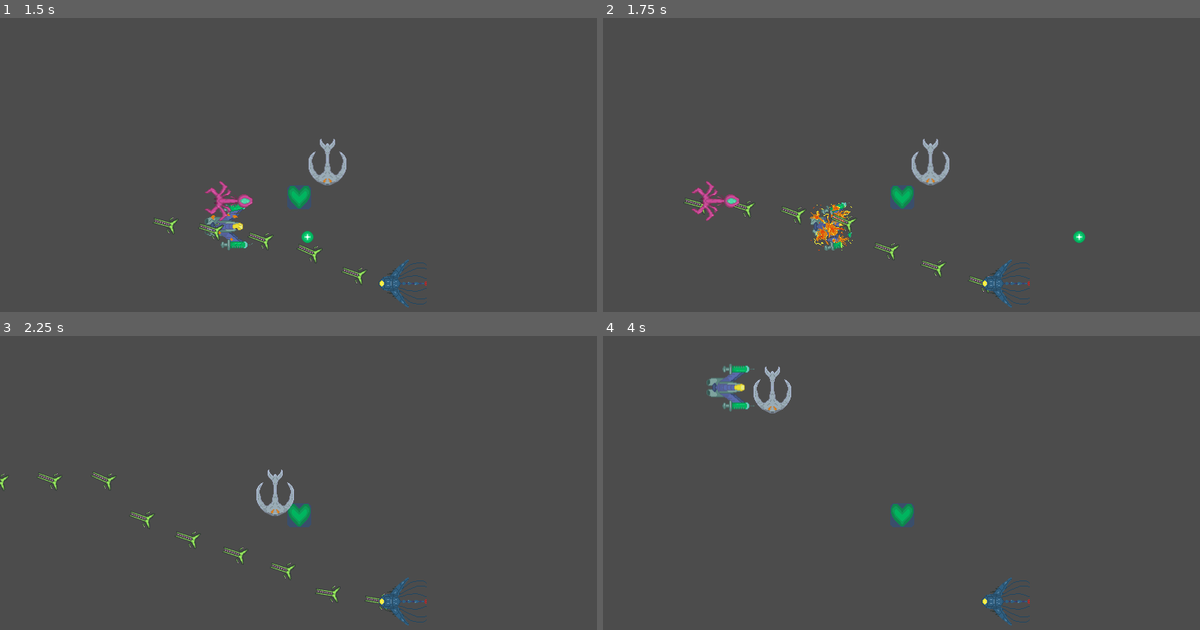
Above: before the commit, frames 1-4 (two rows, left to right).
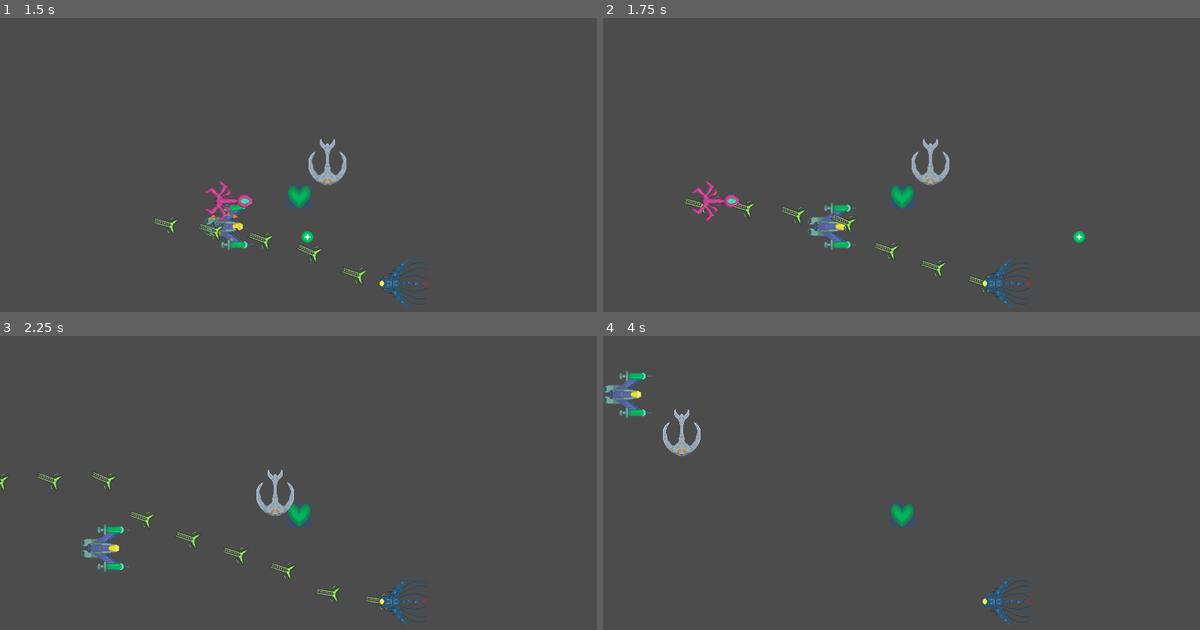
Above: after the commit, the same moments.

Repository: Yerdun/Pathogen
Game: Godot game, scene res://Assets/Scenes/Test Scenes/Enemy Tester.tscn
Two runs of this game, one before a commit and one after it. Both use one fixed random seed, a clock stepped at 60 frames per second and the inputs below. This scene is started directly instead of the project's main scene. The engine's default icon, where the game draws it, is replaced by a stand-in: a white triangle on a blue panel in a dark square. Sound files missing from this copy of the repository are replaced by a short silence.
Inputs (mouse positions are in pixels of both pictures, inside the frame that each line leads up to):
- Up to frame 1 (1.5 s): move the mouse to (429, 176) at 0.52 s; hold Right (ui_right) 0.53-1.28 s; hold B (copy) 0.53-1.28 s; tap Space (shoot) at 0.8, 1.35 s; move the mouse to (179, 223) at 1.27 s; hold Down (ui_down) from 1.28 s (still down)
- Up to frame 2 (1.75 s): keep holding Down (ui_down); tap C (godmode, bound only after the commit) at 1.55 s
- Up to frame 3 (2.25 s): move the mouse to (358, 418) at 2.02 s; release Down (ui_down) at 2.03 s; hold Right (ui_right) from 2.03 s (still down); hold C (godmode, bound only after the commit) from 2.03 s (still down)
- Up to frame 4 (4 s): tap B (copy) at 2.3 s; move the mouse to (871, 609) at 2.77 s; release Right (ui_right) at 2.78 s; release C (godmode, bound only after the commit) at 2.78 s; hold Up (ui_up) 2.78-3.53 s; tap Shift (control_focus) at 2.85 s; tap Space (shoot) at 3.05 s; move the mouse to (1080, 585) at 3.52 s; hold Left (ui_left) from 3.53 s (still down); hold B (copy) from 3.53 s (still down); tap C (godmode, bound only after the commit) at 3.8 s

Frame 1 is identical in both runs. In frame 2, 0.6% of the frame differs, in the area x 34-43%, y 62-80%; in frame 3, 0.6%; in frame 4, 1.9%, in the area x 0-32%, y 9-41%.

Commit message:
Fixed slowdown, items now perishable

Diff:
--- a/Assets/Scenes/Bullet/Basic Functional Bullet/Basic Bullet.gd
+++ b/Assets/Scenes/Bullet/Basic Functional Bullet/Basic Bullet.gd
@@ -3,7 +3,7 @@
 export var speed = 900 # the speed at which the bullet will travel
 export var damage = 1 # the amount of damage the bullet does to enemies on hit
 
-signal killed_enemy
+#signal killed_enemy
 
 func _ready():
 	pass
@@ -16,14 +16,14 @@
 
 	if body.has_method("takeDamage"): # if the hit body can take damage
 		body.takeDamage(damage) # do damage to it equal to this bullet's damage value
-		if body.currentHP <= 0: # if you killed the enemy,
-			_killed_enemy() # neat! tell everyone, including the player
+#		if body.currentHP <= 0: # if you killed the enemy,
+#			_killed_enemy() # neat! tell everyone, including the player
 
 	if body.is_in_group("enemies"):	# if hitting an enemy
 		queue_free() # destroy bullet on collision
 
-func _killed_enemy(): # when called, emits the killed_enemy signal
-	emit_signal("killed_enemy")
+#func _killed_enemy(): # when called, emits the killed_enemy signal
+#	emit_signal("killed_enemy")
 
 
 func _on_VisibilityNotifier2D_screen_exited():
--- a/Assets/Scenes/Bullet/Basic Functional Bullet/Basic Bullet.tscn
+++ b/Assets/Scenes/Bullet/Basic Functional Bullet/Basic Bullet.tscn
@@ -19,8 +19,6 @@
 scale = Vector2( 0.5, 0.5 )
 texture = ExtResource( 1 )
 
-[node name="VisibilityEnabler2D" type="VisibilityEnabler2D" parent="."]
-
 [node name="VisibilityNotifier2D" type="VisibilityNotifier2D" parent="."]
 
 [connection signal="body_entered" from="." to="." method="_on_Bullet_body_entered"]
--- a/Assets/Scenes/Bullet/Enemy Bullet/Enemy Bullet.gd
+++ b/Assets/Scenes/Bullet/Enemy Bullet/Enemy Bullet.gd
@@ -15,3 +15,7 @@
 # Called every frame. 'delta' is the elapsed time since the previous frame.
 func _physics_process(delta):
 	position += direction * speed * delta
+
+
+func _on_VisibilityNotifier2D_screen_exited():
+	queue_free()	# Unload the scene if it exits the game viewport. This prevents the game from becoming unplayably slow after several waves
--- a/Assets/Scenes/Bullet/Enemy Bullet/Enemy Bullet.tscn
+++ b/Assets/Scenes/Bullet/Enemy Bullet/Enemy Bullet.tscn
@@ -17,3 +17,7 @@
 [node name="Hitbox" type="CollisionShape2D" parent="."]
 rotation = 1.5708
 shape = SubResource( 1 )
+
+[node name="VisibilityNotifier2D" type="VisibilityNotifier2D" parent="."]
+
+[connection signal="screen_exited" from="VisibilityNotifier2D" to="." method="_on_VisibilityNotifier2D_screen_exited"]
--- a/Assets/Scenes/Enemy/Basic Enemy/Enemy.gd
+++ b/Assets/Scenes/Enemy/Basic Enemy/Enemy.gd
@@ -18,11 +18,11 @@
 	if currentHP <= 0: #when the enemy's HP is at or below zero:
 		if itemToDrop != "none":
 			drop()	# drop an item
+		get_tree().call_group("bullet_control", "chargeCopyBullet")	# Call bullet control group to call the bullet charging function
 		queue_free() # destroy the enemy
 
 func takeDamage(var amount): # this function can be called by a bullet to inflict damage
 	# amount variable is the amount of damage taken
-
 	$"Enemy Impact".play()
 	currentHP = max(0, currentHP - amount) # this line caps hp loss at 0
 
--- a/Assets/Scenes/Enemy/Enemy Spawn Handler/Waves/Wave Manager.gd
+++ b/Assets/Scenes/Enemy/Enemy Spawn Handler/Waves/Wave Manager.gd
@@ -39,7 +39,7 @@
 		# Loop: Reroll and start another set of six waves
 		loopCounter += 1
 		print("Loop #", loopCounter)
-		#$"Spawn Timer".wait_time = 3 # doesn't seem to do anything
+		$"Spawn Timer".wait_time = 1 # doesn't seem to do anything
 		_ready()
 
 	else: # but if waves exist:
--- /dev/null
+++ b/Assets/Scenes/Items/BasicItem.gd
@@ -0,0 +1,24 @@
+extends StaticBody2D
+
+
+# Declare member variables here. Examples:
+# var a = 2
+# var b = "text"
+export (int) var timeToCollect = 15	# How long the item stays on the field
+
+# Called when the node enters the scene tree for the first time.
+func _ready():
+	position.x = clamp(position.x, 32, 768)	# Make sure the item stays within screen boundaries
+	position.y = clamp(position.y, 32, 568)
+	$Timer.start(timeToCollect - 5)	# Subtract 5 from user defined time since it will be blinking once it hits 5 seconds
+
+
+# Called every frame. 'delta' is the elapsed time since the previous frame.
+#func _process(delta):
+#	pass
+
+
+func _on_Timer_timeout():
+	$AnimatedSprite.play("default")	# Play default animation, which should be blinking
+	yield(get_tree().create_timer(5), "timeout")	# Wait for another five seconds
+	queue_free()	# Delete the item when the timer runs out
--- a/Assets/Scenes/Items/BasicItem.tscn
+++ b/Assets/Scenes/Items/BasicItem.tscn
@@ -1,6 +1,16 @@
-[gd_scene load_steps=3 format=2]
+[gd_scene load_steps=5 format=2]
 
 [ext_resource path="res://icon.png" type="Texture" id=1]
+[ext_resource path="res://Assets/Scenes/Items/BasicItem.gd" type="Script" id=2]
+
+[sub_resource type="SpriteFrames" id=2]
+resource_local_to_scene = true
+animations = [ {
+"frames": [ ExtResource( 1 ), null ],
+"loop": true,
+"name": "default",
+"speed": 15.0
+} ]
 
 [sub_resource type="RectangleShape2D" id=1]
 extents = Vector2( 16, 16 )
@@ -8,12 +18,18 @@
 [node name="BasicItem" type="StaticBody2D" groups=[
 "items",
 ]]
+script = ExtResource( 2 )
 __meta__ = {
 "_edit_group_": true
 }
 
-[node name="Sprite" type="Sprite" parent="."]
-texture = ExtResource( 1 )
+[node name="AnimatedSprite" type="AnimatedSprite" parent="."]
+frames = SubResource( 2 )
 
 [node name="Hitbox" type="CollisionShape2D" parent="."]
 shape = SubResource( 1 )
+
+[node name="Timer" type="Timer" parent="."]
+one_shot = true
+
+[connection signal="timeout" from="Timer" to="." method="_on_Timer_timeout"]
--- a/Assets/Scenes/Items/CopyBulletExtend.tscn
+++ b/Assets/Scenes/Items/CopyBulletExtend.tscn
@@ -1,12 +1,21 @@
-[gd_scene load_steps=3 format=2]
+[gd_scene load_steps=4 format=2]
 
 [ext_resource path="res://Assets/Scenes/Items/BasicItem.tscn" type="PackedScene" id=1]
 [ext_resource path="res://Assets/Sprites/Items/pathogen-copy-extend.png" type="Texture" id=2]
+
+[sub_resource type="SpriteFrames" id=1]
+resource_local_to_scene = true
+animations = [ {
+"frames": [ ExtResource( 2 ), null ],
+"loop": true,
+"name": "default",
+"speed": 15.0
+} ]
 
 [node name="CopyBulletExtend" groups=[
 "copy_extend",
 ] instance=ExtResource( 1 )]
 collision_layer = 2
 
-[node name="Sprite" parent="." index="0"]
-texture = ExtResource( 2 )
+[node name="AnimatedSprite" parent="." index="0"]
+frames = SubResource( 1 )
--- a/Assets/Scenes/Items/LifeExtend.tscn
+++ b/Assets/Scenes/Items/LifeExtend.tscn
@@ -1,12 +1,21 @@
-[gd_scene load_steps=3 format=2]
+[gd_scene load_steps=4 format=2]
 
 [ext_resource path="res://Assets/Scenes/Items/BasicItem.tscn" type="PackedScene" id=1]
 [ext_resource path="res://Assets/Sprites/Items/pathogen-extend.png" type="Texture" id=2]
+
+[sub_resource type="SpriteFrames" id=1]
+resource_local_to_scene = true
+animations = [ {
+"frames": [ ExtResource( 2 ), null ],
+"loop": true,
+"name": "default",
+"speed": 15.0
+} ]
 
 [node name="LifeExtend" groups=[
 "life_extend",
 ] instance=ExtResource( 1 )]
 collision_layer = 2
 
-[node name="Sprite" parent="." index="0"]
-texture = ExtResource( 2 )
+[node name="AnimatedSprite" parent="." index="0"]
+frames = SubResource( 1 )
--- a/Assets/Scenes/Level/Waves/Wave 0.gd
+++ b/Assets/Scenes/Level/Waves/Wave 0.gd
@@ -20,7 +20,7 @@
 	spawner.spawnEnemy(bombEnemy, 5, "none")
 	spawner.spawnEnemy(bombEnemy, 6, "none")
 	spawner.spawnEnemy(bombEnemy, 7, "life")
-	queue_free()
+	queue_free()	# Unload scene after timeout to prevent memory leaks. This is also a part of all other wave scenes.
 
 func getWaveLength():
 	return 8
--- a/Assets/Scenes/Menus/Title.tscn
+++ b/Assets/Scenes/Menus/Title.tscn
@@ -22,7 +22,6 @@
 [node name="AnimatedSprite" type="AnimatedSprite" parent="."]
 position = Vector2( 400.763, 299.68 )
 frames = SubResource( 1 )
-frame = 1
 playing = true
 
 [node name="TestLevelButton" type="Button" parent="."]
--- a/Assets/Scenes/Player/Bullet Control.gd
+++ b/Assets/Scenes/Player/Bullet Control.gd
@@ -5,6 +5,7 @@
 export (PackedScene) var CopyBullet # reference to the copy bullet
 
 export (int) var StartingMaxCharge = 10 # default value for MaxCharge
+export (int) var chargeMargin = 5	# After getting a powerup, charge requirement becomes this much higher
 var MaxCharge = StartingMaxCharge # number of enemies to be killed before copy bullet is ready
 var CurrentCharge # current progress to charge copy bullet
 
@@ -96,8 +97,8 @@
 		var NewBullet1 = SelectedBullet.instance()
 		var NewBullet2 = SelectedBullet.instance()
 		# normal bullets emit a signal when they kill an enemy, next line links them to function
-		NewBullet1.connect("killed_enemy", self, "chargeCopyBullet")
-		NewBullet2.connect("killed_enemy", self, "chargeCopyBullet")
+#		NewBullet1.connect("killed_enemy", self, "chargeCopyBullet")
+#		NewBullet2.connect("killed_enemy", self, "chargeCopyBullet")
 		owner.owner.add_child(NewBullet1)
 		owner.owner.add_child(NewBullet2)
 		# the owner of this node is the player
@@ -123,10 +124,10 @@
 			WideBullet2_1.position = owner.position + $"Fire Point 2".position + wideSpacing * Vector2.UP
 			WideBullet2_2.position = owner.position + $"Fire Point 2".position + wideSpacing * Vector2.DOWN
 			# Link to the copy charge bullet function if any of the wide bullets kill
-			WideBullet1_1.connect("killed_enemy", self, "chargeCopyBullet")
-			WideBullet1_2.connect("killed_enemy", self, "chargeCopyBullet")
-			WideBullet2_1.connect("killed_enemy", self, "chargeCopyBullet")
-			WideBullet2_2.connect("killed_enemy", self, "chargeCopyBullet")
+#			WideBullet1_1.connect("killed_enemy", self, "chargeCopyBullet")
+#			WideBullet1_2.connect("killed_enemy", self, "chargeCopyBullet")
+#			WideBullet2_1.connect("killed_enemy", self, "chargeCopyBullet")
+#			WideBullet2_2.connect("killed_enemy", self, "chargeCopyBullet")
 		# put shot on cooldown and start the cooldown timer
 		canFire = false
 		$"Shot Cooldown".start()
@@ -138,14 +139,14 @@
 		$"Shot Cooldown".wait_time = .25
 		$"Copy Success".play()
 		rapidFireEnabled = true
-		MaxCharge += 5	# Add 5 required kills to Max Charge to balance copy abilities
+		MaxCharge += chargeMargin	# Add 5 required kills to Max Charge to balance copy abilities
 		secretCount += 1
 
 func _enableWideBeam(): # when called, enables wide beam
 	if !wideBeamEnabled:
 		$"Copy Success".play()
 		wideBeamEnabled = true
-		MaxCharge += 5
+		MaxCharge += chargeMargin
 		secretCount += 1
 
 func _enablePiercing(): # when called, enables piercing
@@ -153,7 +154,7 @@
 		SelectedBullet = PiercingBullet
 		$"Copy Success".play()
 		piercingEnabled = true
-		MaxCharge += 5
+		MaxCharge += chargeMargin
 		secretCount += 1
 
 func _enableSpeedup():
@@ -162,7 +163,7 @@
 		owner.standard_speed = speedupStandard
 		owner.focus_speed = speedupFocus
 		speedupEnabled = true
-		MaxCharge += 5
+		MaxCharge += chargeMargin
 		secretCount += 1
 
 func _on_Shot_Cooldown_timeout(): # connected to cooldown timer
--- a/Assets/Scenes/Player/Bullet Control.tscn
+++ b/Assets/Scenes/Player/Bullet Control.tscn
@@ -12,7 +12,9 @@
 [ext_resource path="res://Assets/Sounds/Player Sounds/player_copy_success.wav" type="AudioStream" id=10]
 [ext_resource path="res://Assets/Sounds/Other Sounds/44429__thecheeseman__hurt2.wav" type="AudioStream" id=11]
 
-[node name="Bullet Control" type="Position2D"]
+[node name="Bullet Control" type="Position2D" groups=[
+"bullet_control",
+]]
 script = ExtResource( 1 )
 BasicBullet = ExtResource( 3 )
 PiercingBullet = ExtResource( 2 )
--- a/Assets/Scenes/Player/Player.gd
+++ b/Assets/Scenes/Player/Player.gd
@@ -41,6 +41,14 @@
 		position.x = clamp(position.x, 32, 768)	# Make sure player stays within screen boundaries
 		position.y = clamp(position.y, 32, 568)
 
+	if Input.is_action_pressed("godmode"):	# Press C for godmode
+		if can_die:	# Activate godmode when C is pressed when you are able to die
+			can_die = false
+			$PlayerAnimation.play("respawned")
+		elif !can_die:	# If it's already enabled, disable it
+			can_die = true
+			$PlayerAnimation.play("default")
+
 func _on_Player_body_entered(body):
 	if body.is_in_group("life_extend"):
 		lives += 1	# Add one life if colliding with extend
--- a/project.godot
+++ b/project.godot
@@ -59,6 +59,11 @@
 , Object(InputEventKey,"resource_local_to_scene":false,"resource_name":"","device":0,"alt":false,"shift":false,"control":false,"meta":false,"command":false,"pressed":false,"scancode":88,"unicode":0,"echo":false,"script":null)
  ]
 }
+godmode={
+"deadzone": 0.5,
+"events": [ Object(InputEventKey,"resource_local_to_scene":false,"resource_name":"","device":0,"alt":false,"shift":false,"control":false,"meta":false,"command":false,"pressed":false,"scancode":67,"unicode":0,"echo":false,"script":null)
+ ]
+}
 
 [physics]
 
